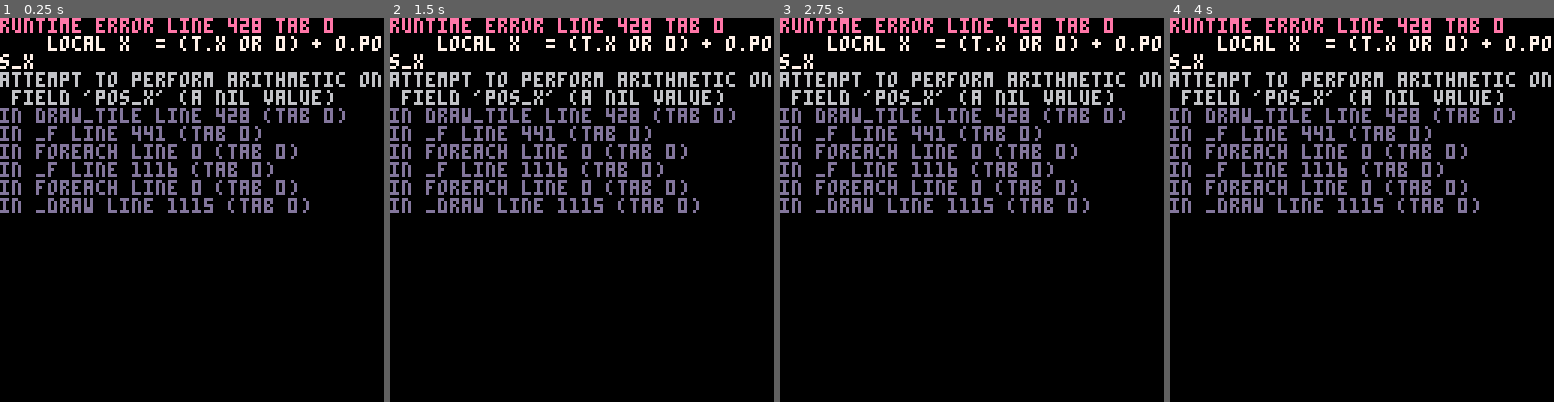
Above: before the commit, frames 1-4 (left to right).
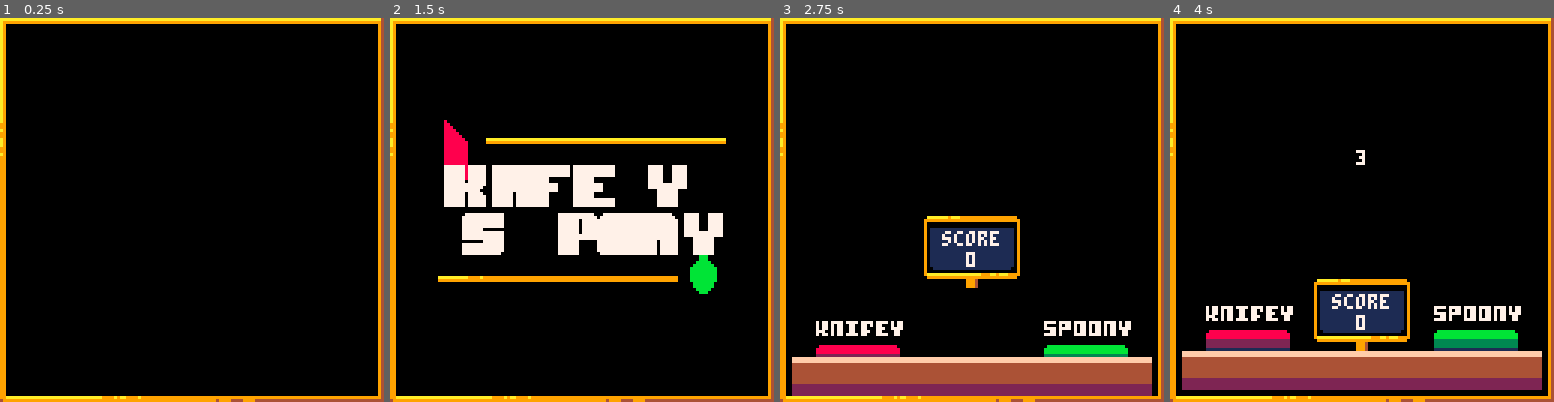
Above: after the commit, the same moments.

Repository: Jonic/knifey-spoony
Game: PICO-8 cartridge knifey-spoony.p8
Same seed, same stepped clock (60 frames per second), same inputs: the game is played once before the commit and once after it.
Inputs:
- Up to frame 1 (0.25 s): no input
- Up to frame 2 (1.5 s): tap X (X key) at 0.33, 1.07 s; tap O (Z key) at 0.7 s
- Up to frame 3 (2.75 s): hold Right 1.6-2.1 s; tap O (Z key) at 1.7, 2.1, 2.5 s; tap X (X key) at 1.85 s; hold Right from 2.47 s (still down)
- Up to frame 4 (4 s): tap O (Z key) at 2.9, 3.3, 3.7 s; tap X (X key) at 2.97 s; release Right at 3.03 s; hold Left 3.08-3.58 s

The runs differ from the first frame. In frame 1, 17% of the frame differs, in the area x 0-100%, y 0-100%; in frame 2, 28%; in frame 3, 32%; in frame 4, 34%.
Error before the commit: runtime error line 428 tab 0; local x = (t.x or 0) + o.pos_x; attempt to perform arithmetic on field 'pos_x' (a nil value)

Commit message:
objects have init

Diff:
--- a/knifey-spoony.p8
+++ b/knifey-spoony.p8
@@ -492,6 +492,11 @@
     if (o.rects ~= nil) return 'rects'
   end
 
+  o.init = function()
+    if (o.x == nil) o.x = { start = props.x1 or 0, dest = props.x2 or nil }
+    if (o.y == nil) o.y = { start = props.y1 or 0, dest = props.y2 or nil }
+  end
+
   o.update = function()
     if (not o.should_update()) return
 
@@ -508,6 +513,7 @@
     if (o.is_rects()) return o.draw_rects(o.rects)
   end
 
+  o.init()
   add(objects, o)
 
   return o
